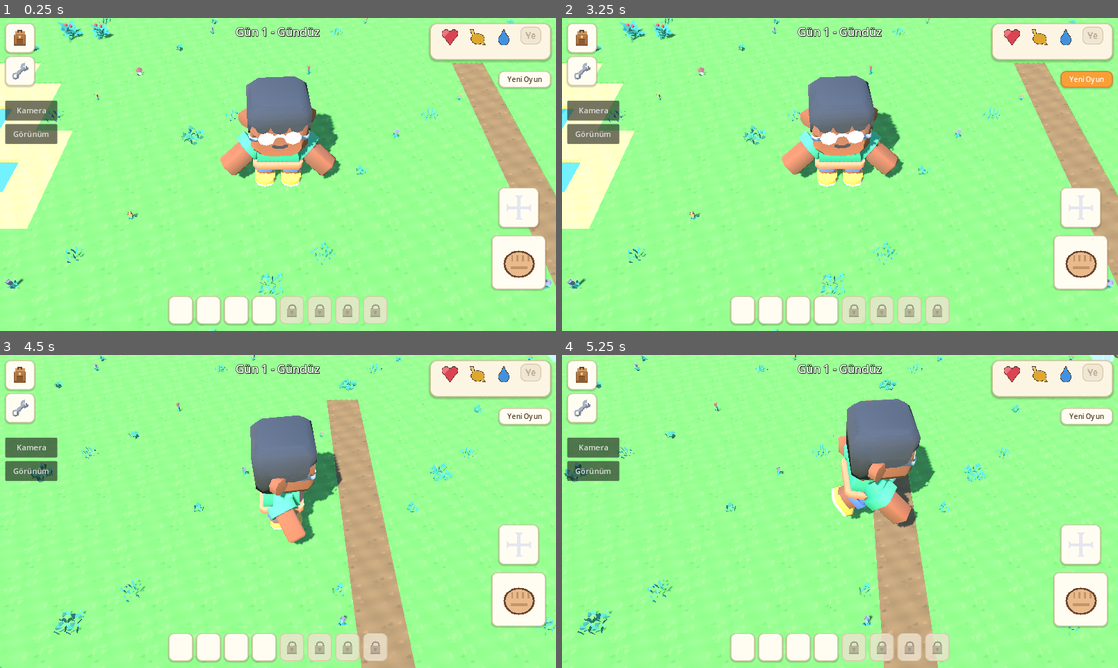
Above: before the commit, frames 1-4 (two rows, left to right).
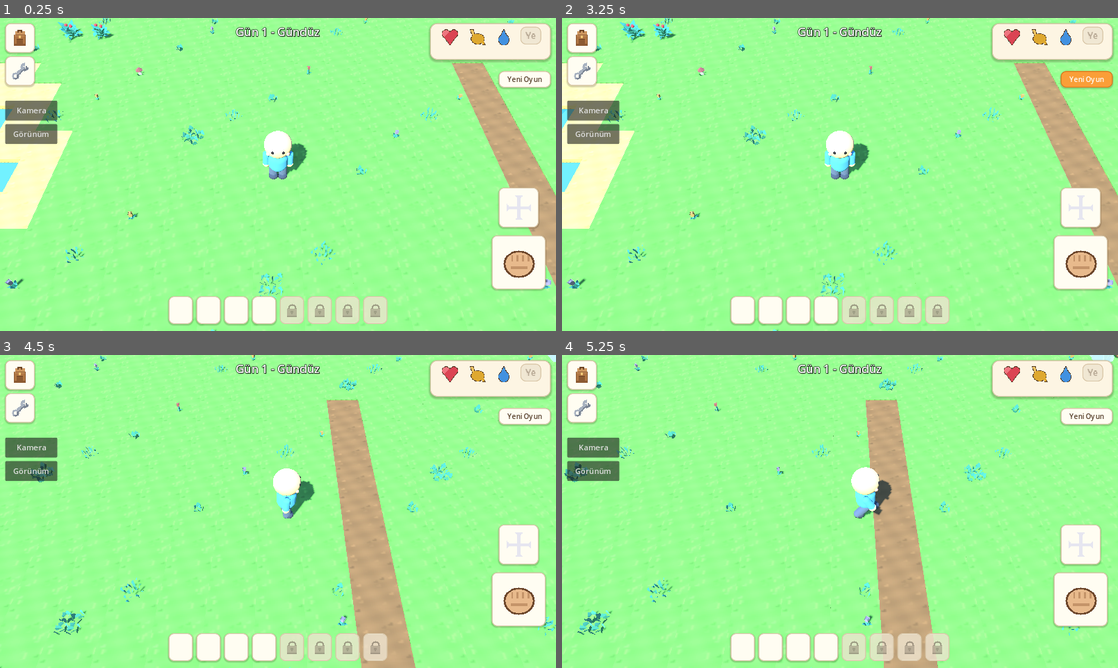
Above: after the commit, the same moments.

Repository: ozcinarece/Rable
Game: Godot game, scene res://scenes/World3D.tscn
Same seed, same stepped clock (60 frames per second), same inputs: the game is played once before the commit and once after it.
Inputs (mouse positions are in pixels of both pictures, inside the frame that each line leads up to):
- Up to frame 1 (0.25 s): no input
- Up to frame 2 (3.25 s): click (584, 36) at 0.5 s; click (584, 71) at 1.25 s; click (990, 86) at 2.02 s; type "12" at 2.1 s; click "Yeni Oyun" at 2.75 s
- Up to frame 3 (4.5 s): move the mouse to (400, 495) at 3.52 s; hold D 3.53-4.25 s; hold Shift 3.53-4.25 s; click (400, 495) at 3.67 s; drag from (166, 527) to (250, 574) at 4.27 s
- Up to frame 4 (5.25 s): move the mouse to (895, 442) at 5.02 s; hold D from 5.03 s (still down); hold Shift from 5.03 s (still down)

The runs differ from the first frame. In frame 1, 5.0% of the frame differs, in the area x 39-62%, y 18-54%; in frame 2, 5.1%; in frame 3, 4.4%; in frame 4, 5.4%, in the area x 48-68%, y 14-56%.

Commit message:
Yuvarlak karakter: Claude tasarimi, kose yok + 6 renk kombinasyonu
- custom_character.gd: kure kafa, kapsul govde/kol/bacak, minik yuz
  (gozler, yanaklar, gulumseme); prosedurel yurume/kosma/nefes
  animasyonu; ten/tisort/pantolon renkleri spec ile secilir
- Gorunum panelinde 6 'Yuvarlak' secenek en ustte; varsayilan karakter
  artik yuvarlak olan
- Ayni olcek ve baglanti noktalari: sapka/sac/gozluk/alet aynen uyar

Co-Authored-By: Claude Fable 5 <noreply@anthropic.com>
Claude-Session: https://claude.ai/code/session_01F3YZhtJZEWdj71A8VFF7cL

Diff:
--- /dev/null
+++ b/scripts/custom_character.gd
@@ -0,0 +1,154 @@
+extends Node3D
+## "Yuvarlak" karakter - Claude tasarimi, tamamen kod ile insa edilir.
+## Kose yok: kure kafa, kapsul govde/kol/bacak, minik yuz.
+## Renkler (ten/tisort/pantolon) spec ile secilir; animasyonlar
+## proseduraldir (yururken kol-bacak salinimi, dururken nefes).
+## Mini karakterlerle ayni olcekte (0.67) insa edilir ki sapka/sac/
+## gozluk aksesuarlari birebir uysun.
+
+## player3d ayarlar: "idle" / "walk" / "run"
+var motion: String = "idle"
+
+var hand_attach: Node3D  # sag el (alet takma noktasi)
+var head_attach: Node3D  # kafa (sapka/sac/gozluk noktasi)
+
+var _t: float = 0.0
+var _body: Node3D
+var _head: Node3D
+var _arm_l: Node3D
+var _arm_r: Node3D
+var _leg_l: Node3D
+var _leg_r: Node3D
+
+## spec: "tenhex/tisorthex/pantolonhex" (orn. "f2c29b/4fa7d8/5b6b8c")
+func setup_from_spec(spec: String) -> void:
+	var parts := spec.split("/")
+	var skin := Color.from_string(parts[0] if parts.size() > 0 else "", Color(0.95, 0.76, 0.61))
+	var shirt := Color.from_string(parts[1] if parts.size() > 1 else "", Color(0.31, 0.65, 0.85))
+	var pants := Color.from_string(parts[2] if parts.size() > 2 else "", Color(0.36, 0.42, 0.55))
+	_build(skin, shirt, pants)
+
+func _build(skin: Color, shirt: Color, pants: Color) -> void:
+	# Bacaklar: kalcadan sallanan kapsuller (koke bagli)
+	_leg_l = _limb(self, Vector3(-0.055, 0.17, 0), 0.05, 0.17, pants)
+	_leg_r = _limb(self, Vector3(0.055, 0.17, 0), 0.05, 0.17, pants)
+	# Ayaklar: yuvarlak minik toplar
+	_add_ball(_leg_l, Vector3(0, -0.16, 0.02), 0.055, pants.darkened(0.3))
+	_add_ball(_leg_r, Vector3(0, -0.16, 0.02), 0.055, pants.darkened(0.3))
+
+	# Govde: tombul kapsul (kollar ve kafa govdeyle birlikte salinir)
+	_body = Node3D.new()
+	add_child(_body)
+	var torso := MeshInstance3D.new()
+	var torso_mesh := CapsuleMesh.new()
+	torso_mesh.radius = 0.115
+	torso_mesh.height = 0.32
+	torso.mesh = torso_mesh
+	torso.position = Vector3(0, 0.28, 0)
+	torso.material_override = _mat(shirt)
+	_body.add_child(torso)
+
+	# Kollar: omuzdan sallanan kapsuller (govdeye bagli)
+	_arm_l = _limb(_body, Vector3(-0.135, 0.37, 0), 0.042, 0.16, shirt)
+	_arm_r = _limb(_body, Vector3(0.135, 0.37, 0), 0.042, 0.16, shirt)
+	# Eller: ten rengi minik toplar
+	_add_ball(_arm_l, Vector3(0, -0.155, 0), 0.045, skin)
+	_add_ball(_arm_r, Vector3(0, -0.155, 0), 0.045, skin)
+
+	# Sag ele alet baglama noktasi
+	hand_attach = Node3D.new()
+	hand_attach.position = Vector3(0, -0.155, 0.02)
+	_arm_r.add_child(hand_attach)
+
+	# Kafa: buyuk yumusak kure
+	_head = Node3D.new()
+	_head.position = Vector3(0, 0.42, 0)
+	_body.add_child(_head)
+	var head_mesh := SphereMesh.new()
+	head_mesh.radius = 0.155
+	head_mesh.height = 0.29
+	var head_inst := MeshInstance3D.new()
+	head_inst.mesh = head_mesh
+	head_inst.position = Vector3(0, 0.11, 0)
+	head_inst.material_override = _mat(skin)
+	_head.add_child(head_inst)
+
+	# Yuz: iki goz + yanak pembesi + minik gulumseme
+	for side in [-1.0, 1.0]:
+		_add_ball(_head, Vector3(side * 0.055, 0.13, 0.135), 0.018, Color(0.15, 0.13, 0.14))
+		_add_ball(_head, Vector3(side * 0.105, 0.08, 0.11), 0.022, Color(0.98, 0.62, 0.58, 1.0))
+	var smile := MeshInstance3D.new()
+	var smile_mesh := TorusMesh.new()
+	smile_mesh.inner_radius = 0.015
+	smile_mesh.outer_radius = 0.03
+	smile.mesh = smile_mesh
+	smile.position = Vector3(0, 0.075, 0.135)
+	smile.rotation_degrees = Vector3(65, 0, 0)
+	smile.scale = Vector3(1, 1, 0.5)
+	smile.material_override = _mat(Color(0.62, 0.32, 0.28))
+	_head.add_child(smile)
+
+	# Sapka/sac/gozluk noktasi: kafa tabaninda (mini ile ayni cerceve)
+	head_attach = Node3D.new()
+	head_attach.position = Vector3(0, 0.02, 0)
+	_head.add_child(head_attach)
+
+# Eklemli uzuv: pivot ustte (omuz/kalca), kapsul asagi sarkar
+func _limb(parent: Node3D, pivot: Vector3, radius: float, length: float, color: Color) -> Node3D:
+	var joint := Node3D.new()
+	joint.position = pivot
+	parent.add_child(joint)
+	var mesh := CapsuleMesh.new()
+	mesh.radius = radius
+	mesh.height = length + radius * 2.0
+	var inst := MeshInstance3D.new()
+	inst.mesh = mesh
+	inst.position = Vector3(0, -length / 2.0, 0)
+	inst.material_override = _mat(color)
+	joint.add_child(inst)
+	return joint
+
+func _add_ball(parent: Node3D, pos: Vector3, radius: float, color: Color) -> void:
+	var mesh := SphereMesh.new()
+	mesh.radius = radius
+	mesh.height = radius * 2.0
+	var inst := MeshInstance3D.new()
+	inst.mesh = mesh
+	inst.position = pos
+	inst.material_override = _mat(color)
+	parent.add_child(inst)
+
+func _mat(color: Color) -> StandardMaterial3D:
+	var material := StandardMaterial3D.new()
+	material.albedo_color = color
+	material.roughness = 0.85
+	return material
+
+# Prosedurel animasyon: kol-bacak salinimi + nefes/zipla
+func _process(delta: float) -> void:
+	var freq := 0.0
+	var amp := 0.0
+	match motion:
+		"walk":
+			freq = 9.0
+			amp = 0.55
+		"run":
+			freq = 13.0
+			amp = 0.85
+	_t += delta * (freq if freq > 0.0 else 2.0)
+	if freq > 0.0:
+		var swing := sin(_t) * amp
+		_leg_l.rotation.x = swing
+		_leg_r.rotation.x = -swing
+		_arm_l.rotation.x = -swing * 0.8
+		_arm_r.rotation.x = swing * 0.8
+		_body.position.y = absf(sin(_t)) * 0.018
+		_body.rotation.x = -0.06 if motion == "run" else 0.0
+	else:
+		# Bekleme: hafif nefes ve kollar sakin
+		_leg_l.rotation.x = lerpf(_leg_l.rotation.x, 0.0, 10.0 * delta)
+		_leg_r.rotation.x = lerpf(_leg_r.rotation.x, 0.0, 10.0 * delta)
+		_arm_l.rotation.x = lerpf(_arm_l.rotation.x, 0.0, 10.0 * delta)
+		_arm_r.rotation.x = lerpf(_arm_r.rotation.x, 0.0, 10.0 * delta)
+		_body.rotation.x = 0.0
+		_body.position.y = sin(_t) * 0.006
--- a/scripts/player3d.gd
+++ b/scripts/player3d.gd
@@ -35,7 +35,10 @@
 		"Round_Shield", "Rectangle_Shield", "Spike_Shield", "1H_Axe",
 		"2H_Axe", "Mug", "Mage_Hat", "Spellbook", "Spellbook_open"]
 
+const CustomCharScript = preload("res://scripts/custom_character.gd")
+
 var _anim: AnimationPlayer
+var _custom_char: CustomCharScript  # "custom:" karakterlerde dolu
 var _current_anim: String = ""
 var _model_scale: float = 1.0
 var _raw_height: float = 0.67  # modelin ham boyu (aksesuar olcek referansi)
@@ -58,16 +61,39 @@
 	set_character(DEFAULT_MODEL)
 
 ## Karakter modelini degistirir (Gorunum panelinden secilir).
-## Her paketi otomatik tanir: olcek, animasyon adlari, el kemigi.
+## "custom:ten/tisort/pantolon" = kendi yuvarlak karakterimiz;
+## diger yollar GLB modeli (olcek/animasyon/el kemigi otomatik tanir).
 func set_character(model_path: String) -> void:
-	if not ResourceLoader.exists(model_path):
+	if not model_path.begins_with("custom:") and not ResourceLoader.exists(model_path):
 		return
 	if _model_root != null:
 		_model_root.queue_free()
 		_model_root = null
 	_tool_attach = null
+	_head_attach = null
 	_anim = null
+	_custom_char = null
 	_current_anim = ""
+
+	if model_path.begins_with("custom:"):
+		var custom: CustomCharScript = CustomCharScript.new()
+		custom.setup_from_spec(model_path.substr(7))
+		_visual.add_child(custom)
+		_model_root = custom
+		_custom_char = custom
+		_raw_height = 0.67  # mini olcekte insa edildi (aksesuar uyumu)
+		_model_scale = TARGET_HEIGHT / _raw_height
+		custom.scale = Vector3(_model_scale, _model_scale, _model_scale)
+		_tool_attach = custom.hand_attach
+		_head_attach = custom.head_attach
+		_anim_idle = "idle"
+		_anim_walk = "walk"
+		_anim_run = "run"
+		set_held_tool(_held_tool_path)
+		set_hat(_hat_id)
+		set_face(_face_path)
+		set_hair(_hair_style, _hair_color)
+		return
 
 	var model: Node3D = load(model_path).instantiate()
 	_visual.add_child(model)
@@ -410,9 +436,13 @@
 	return spear
 
 func _play(anim_name: String) -> void:
-	if _anim == null or anim_name == "" or _current_anim == anim_name:
-		return
-	if not _anim.has_animation(anim_name):
+	if anim_name == "" or _current_anim == anim_name:
+		return
+	if _custom_char != null:
+		_current_anim = anim_name
+		_custom_char.motion = anim_name  # prosedurel animasyon
+		return
+	if _anim == null or not _anim.has_animation(anim_name):
 		return
 	_current_anim = anim_name
 	_anim.play(anim_name, 0.2)  # 0.2 sn yumusak gecis
--- a/scripts/world3d.gd
+++ b/scripts/world3d.gd
@@ -53,9 +53,17 @@
 	"ince": {"label": "İnce Uzun", "models": ["tree_thin", "tree_tall",
 			"tree_pineTallA_detailed", "tree_pineTallB_detailed"]},
 }
-## Karakter secenekleri (Gorunum paneli): Mini ailesi - 12 govde/kiyafet.
-## Tek govde tipi = tum aksesuarlar herkese tam oturur.
+## Karakter secenekleri (Gorunum paneli).
+## "Yuvarlak" olanlar kendi tasarimimiz (kod ile insa: kose yok,
+## kure kafa + kapsul govde; spec = ten/tisort/pantolon renkleri).
+## Mini'ler Kenney paketi (blok stil). Ayni olcek = aksesuarlar ortak.
 const CHARACTER_OPTIONS := [
+	["Yuvarlak Mavi", "custom:f2c29b/4fa7d8/5b6b8c"],
+	["Yuvarlak Yeşil", "custom:e8b48d/6abf69/6b5b4a"],
+	["Yuvarlak Pembe", "custom:f5cba7/ef8fb0/7a6f8f"],
+	["Yuvarlak Sarı", "custom:d9a06b/f2c14e/4f5d75"],
+	["Yuvarlak Kırmızı", "custom:c98a5e/d95f5f/3f4a5f"],
+	["Yuvarlak Mor", "custom:f2c29b/9b7fd4/44506b"],
 	["Erkek A", "res://assets/models/characters/mini/character-male-a.glb"],
 	["Erkek B", "res://assets/models/characters/mini/character-male-b.glb"],
 	["Erkek C", "res://assets/models/characters/mini/character-male-c.glb"],
@@ -132,7 +140,7 @@
 # Kamera + gorunum ayarlari (kaydedilir)
 var cam_distance: float = 1.0  # yakinlik carpani
 var cam_pitch: float = 52.0    # bakis acisi (derece)
-var character_path: String = "res://assets/models/characters/mini/character-male-a.glb"
+var character_path: String = "custom:f2c29b/4fa7d8/5b6b8c"  # varsayilan: yuvarlak
 var forest_style: String = "karisik"
 var hat_id: String = "yok"
 var face_path: String = ""
@@ -165,6 +173,7 @@
 
 func _setup_screenshot(save_path: String) -> void:
 	# Vitrin: yeni tasarimlar fotografta gorunsun diye ornek gorunum
+	player.set_character("custom:f2c29b/4fa7d8/5b6b8c")
 	player.set_hair("kut", Color(0.75, 0.30, 0.15))
 	player.set_hat("yok")
 	var timer := get_tree().create_timer(4.0)
@@ -221,7 +230,7 @@
 		cam_distance = clampf(float(parsed.get("zoom", 1.0)), 0.55, 1.7)
 		cam_pitch = clampf(float(parsed.get("pitch", 52.0)), 35.0, 68.0)
 		var saved_char := String(parsed.get("character", character_path))
-		if ResourceLoader.exists(saved_char):
+		if saved_char.begins_with("custom:") or ResourceLoader.exists(saved_char):
 			character_path = saved_char
 		var saved_forest := String(parsed.get("forest", forest_style))
 		if FOREST_STYLES.has(saved_forest):
